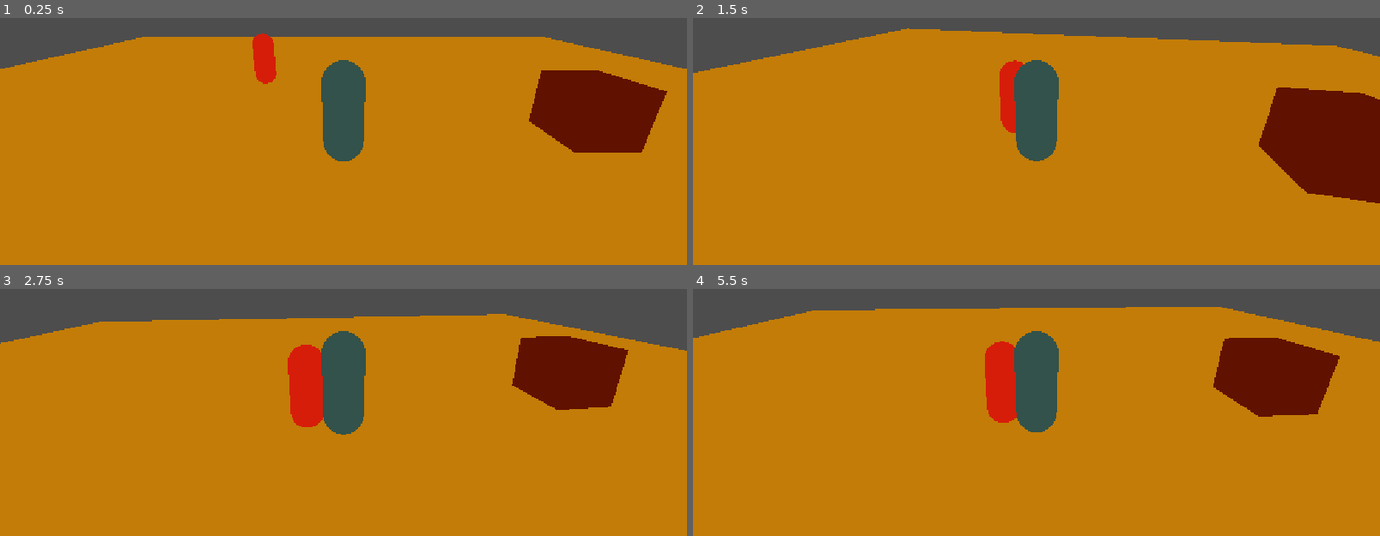
Above: before the commit, frames 1-4 (two rows, left to right).
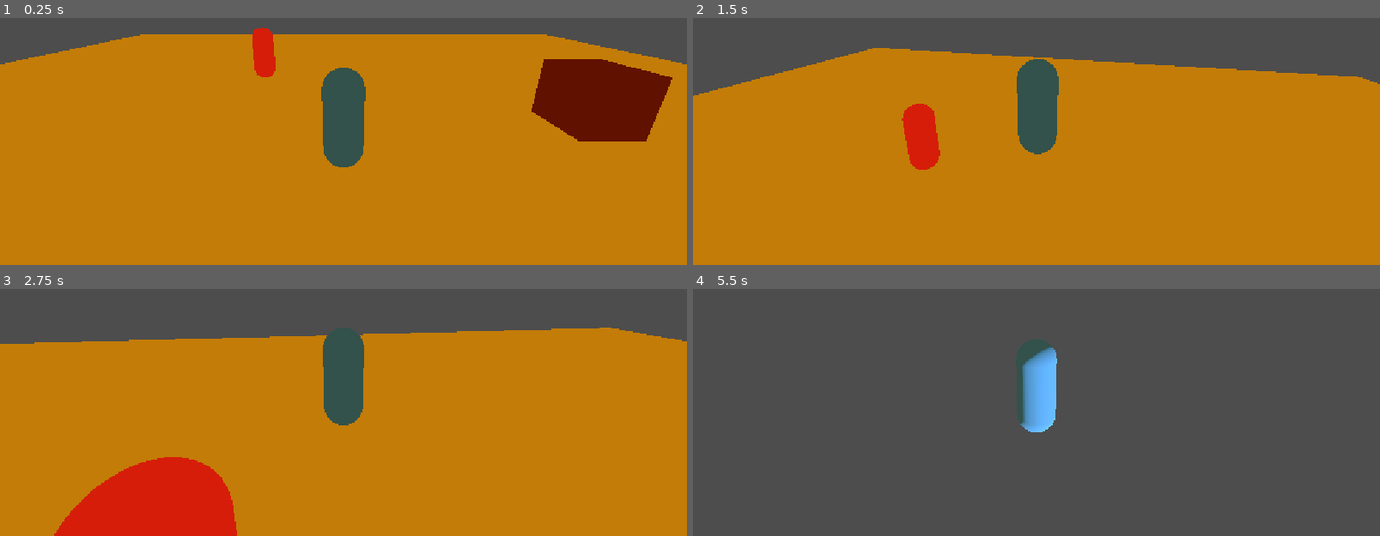
Above: after the commit, the same moments.

Repository: 1sabellavr/Parciar2VideoJuegos
Game: Godot game, scene res://Nivel.tscn
Same seed, same stepped clock (60 frames per second), same inputs: the game is played once before the commit and once after it.
Inputs (mouse positions are in pixels of both pictures, inside the frame that each line leads up to):
- Up to frame 1 (0.25 s): no input
- Up to frame 2 (1.5 s): move the mouse to (1070, 69) at 0.52 s; hold W (move_up) from 0.53 s (still down); tap E (accion) at 0.6, 1.35 s; tap Space (saltar) at 0.77 s; move the mouse to (1002, 74) at 1.27 s
- Up to frame 3 (2.75 s): keep holding W (move_up); tap Space (saltar) at 1.52 s; move the mouse to (357, 335) at 2.02 s; tap E (accion) at 2.1 s
- Up to frame 4 (5.5 s): keep holding W (move_up); move the mouse to (1029, 348) at 2.77 s; tap E (accion) every 0.75 s from 2.85 to 5.1 s; tap Space (saltar) at 3.02, 3.77, 4.52 s; move the mouse to (1084, 348) at 3.52 s; move the mouse to (981, 338) at 4.27 s; move the mouse to (1043, 343) at 5.02 s

The runs differ from the first frame. In frame 1, 3.5% of the frame differs, in the area x 0-100%, y 3-61%; in frame 2, 18%; in frame 3, 18%; in frame 4, 89%, in the area x 0-100%, y 7-100%.
Error before the commit: Parse Error: Variable "friccion" has the same name as a previously declared variable. (res://Assets/jugador.gd:13)

Commit message:
elimine codigo repetido de jugador

Diff:
--- a/Turno 2/Proyecto_Parcial_Corte2_B/Assets/jugador.gd
+++ b/Turno 2/Proyecto_Parcial_Corte2_B/Assets/jugador.gd
@@ -10,8 +10,7 @@
 
 @export var turn_speed: float = 12.0
 @export var fuerzaSalto: float = 4.5
-@export var friccion: float = 20.0
-@export var aceleracion: float = 12.0
+
 
 
 func _ready() -> void:
@@ -20,12 +19,6 @@
 
 
 func _physics_process(delta: float) -> void:
-	# Gravedad y salto
-	if not is_on_floor():
-		velocity += get_gravity() * delta
-
-	elif Input.is_action_just_pressed("jump"):
-		velocity.y = fuerzaSalto
 
 	# --- Horizontal: hacia dónde quiere ir ------------------------------
 	var input_dir := Input.get_vector("move_left", "move_right", "move_up", "move_down")
@@ -41,8 +34,7 @@
 
 	# TODO (Tarea 3): esto asigna la velocidad DE GOLPE. Reemplazar por
 	# move_toward con aceleración y fricción, como en la Sesión 9.
-	var objetivo := direction * speed
-	var ritmo := aceleracion if direction.length() > 0.1 else friccion
+
 	velocity.x = move_toward(velocity.x, objetivo.x, ritmo * delta)
 	velocity.z = move_toward(velocity.z, objetivo.z, ritmo * delta)
 
